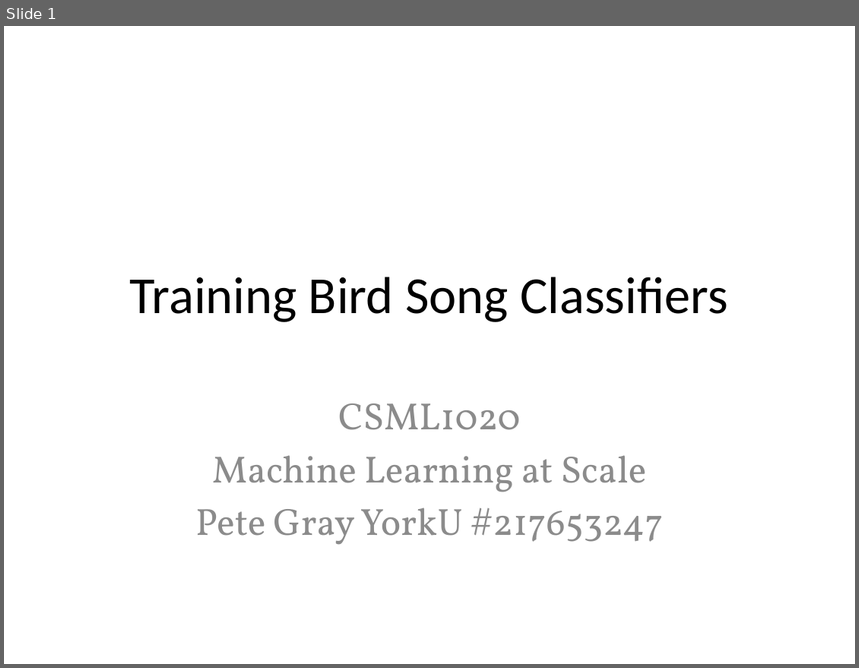
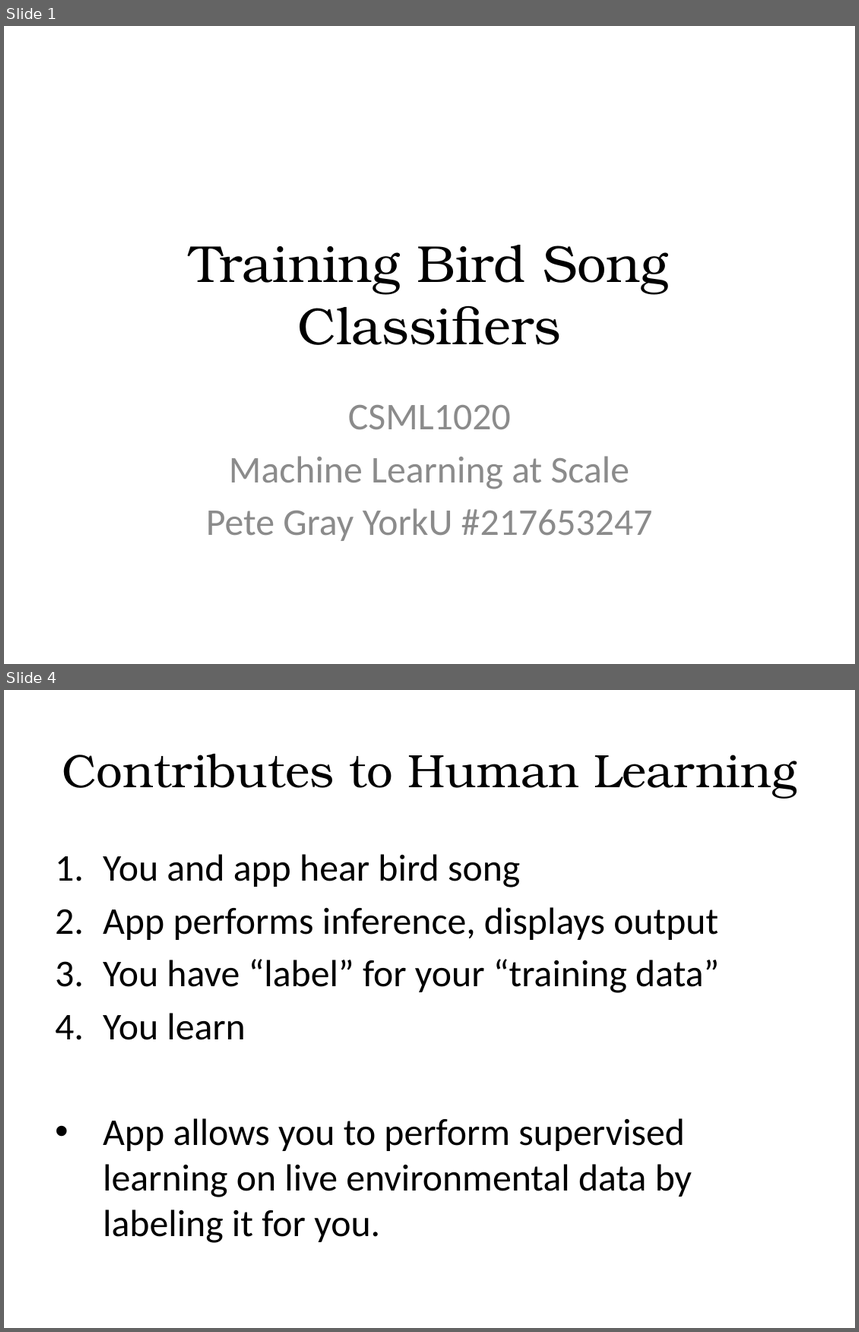
Before and after one commit to 3dspace/machine-learning-at-scale, a slide deck: training_birdsong_classifiers.pptx. Shown one above the other, each under a label of ours: slide 1 before the commit, slides 1 and 4 after it; the slides between them are not shown. The pictures are 859x668 and 859x1332 pixels, drawn with LibreOffice and Linux fonts; fonts in the diff are those of the drawing. Boxes give left, top, right and bottom in pixels: in the first picture for what was removed or moved away, otherwise in the second. Text is boxed around its words. In the diff, an @@ line names an element or a change of style, - is before the commit and + after.

```diff
--- a/training_birdsong_classifiers.pptx
+++ b/training_birdsong_classifiers.pptx
@@ slide 4 added at box(4, 690, 855, 1328), background #FFFFFF @@
@@ title added at box(62, 753, 797, 798), 39.6 pt, text #000000 @@
+Contributes to Human Learning
@@ text added at box(103, 854, 719, 1243), 32 pt, text #000000 @@
+1. You and app hear bird song
+2. App performs inference, displays output
+3. You have “label” for your “training data”
+4. You learn
+• App allows you to perform supervised learning on live environmental data by labeling it for you.
@@ slide 1 changed as well @@
@@ title "Training Bird Song Classifiers" at box(190, 245, 669, 345): font Calibri to TeX Gyre Bonum @@
@@ subtitle "CSML1020" at box(206, 405, 653, 541): font Vollkorn to Calibri @@
```
Also in this commit, not shown: 4 other slides changed, 8 other slides added, 1 slide removed.
